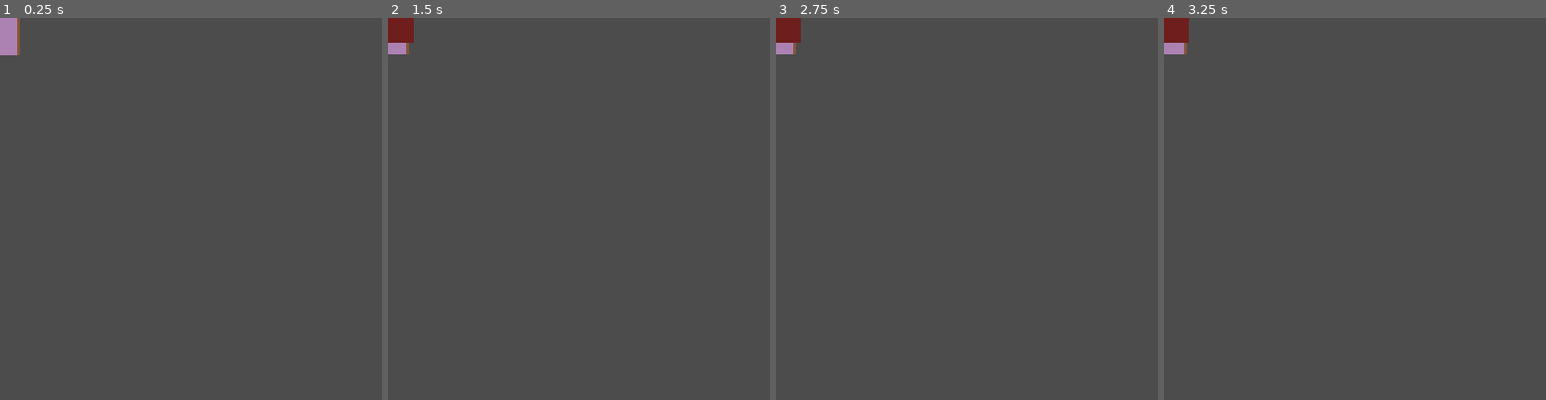
Above: before the commit, frames 1-4 (left to right).
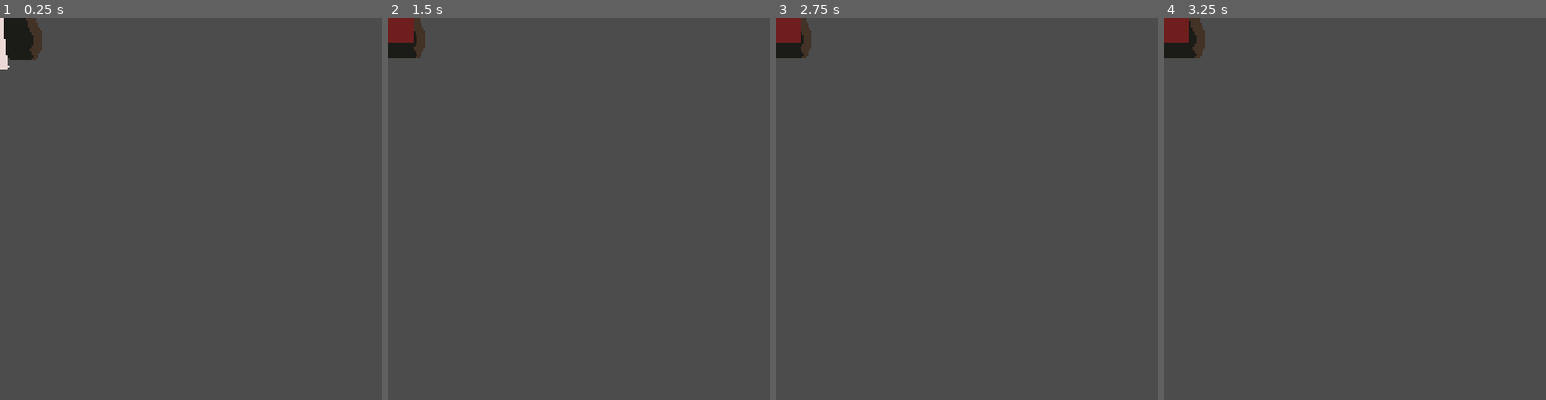
Above: after the commit, the same moments.

Repository: nolenroyalty/flashlight-survivors
Game: Godot game, scene res://enemies/Doorway.tscn
The game is run twice, just before and just after one commit, with the same random seed, the same clock (stepped at 60 frames per second) and the same inputs. This scene is started directly instead of the project's main scene.
Inputs (mouse positions are % of the whole screen's width and height, from its top left):
- Up to frame 1 (0.25 s): no input
- Up to frame 2 (1.5 s): move the mouse to (72, 45) at 0.52 s; hold D (player_right) 0.53-1.28 s; move the mouse to (30, 55) at 1.27 s; hold S (player_down) from 1.28 s (still down)
- Up to frame 3 (2.75 s): tap Enter at 2 s; move the mouse to (60, 28) at 2.02 s; release S (player_down) at 2.03 s; hold D (player_right) from 2.03 s (still down)
- Up to frame 4 (3.25 s): tap Space (debug_flash_light) at 2.75 s; move the mouse to (45, 70) at 2.77 s; release D (player_right) at 2.78 s; hold W (player_up) from 2.78 s (still down)
The pictures show only the part of the screen within x 0-50%, y 0-50%; the shares and areas given below are measured in that part.

The runs differ from the first frame. In frame 1, 1.2% of the frame differs, in the area x 0-11%, y 0-14%; in frame 2, 0.5%; in frame 3, 0.5%; in frame 4, 0.7%.
Error in both runs: Invalid get index 'position' (on base: 'Nil'). (res://enemies/DefaultEnemy.gd:21)

Commit message:
little animated doors?

Diff:
--- a/enemies/Doorway.gd
+++ b/enemies/Doorway.gd
@@ -1,4 +1,6 @@
 extends Node2D
+
+onready var anim = $AnimationPlayer
 
 var DefaultEnemy = preload("res://enemies/DefaultEnemy.tscn")
 
@@ -39,9 +41,10 @@
 	rng.randomize()
 	enemies_to_spawn = rng.randi_range(3, 10)
 	var _ignore = $Timer.connect("timeout", self, "spawn_enemy")
-	var t = get_tree().create_tween()
-	self.scale = U.v(0.1, 0.9)
-	t.tween_property(self, "scale", U.v(1.2, 1.05), 0.3)
-	t.set_ease(Tween.EASE_IN)
-	t.set_trans(Tween.TRANS_QUAD)
-	t.tween_property(self, "scale", U.v(1.0, 1.0), 0.2)
+	anim.play("appear")
+	# var t = get_tree().create_tween()
+	# self.scale = U.v(0.1, 0.9)
+	# t.tween_property(self, "scale", U.v(1.2, 1.05), 0.3)
+	# t.set_ease(Tween.EASE_IN)
+	# t.set_trans(Tween.TRANS_QUAD)
+	# t.tween_property(self, "scale", U.v(1.0, 1.0), 0.2)
--- a/enemies/Doorway.tscn
+++ b/enemies/Doorway.tscn
@@ -1,14 +1,76 @@
-[gd_scene load_steps=3 format=2]
+[gd_scene load_steps=5 format=2]
 
-[ext_resource path="res://Aseprite/doorwayproto.png" type="Texture" id=1]
+[ext_resource path="res://Aseprite/doorreal.png" type="Texture" id=1]
 [ext_resource path="res://enemies/Doorway.gd" type="Script" id=2]
+
+[sub_resource type="Animation" id=2]
+length = 0.001
+tracks/0/type = "value"
+tracks/0/path = NodePath("Sprite:scale")
+tracks/0/interp = 1
+tracks/0/loop_wrap = true
+tracks/0/imported = false
+tracks/0/enabled = true
+tracks/0/keys = {
+"times": PoolRealArray( 0 ),
+"transitions": PoolRealArray( 1 ),
+"update": 0,
+"values": [ Vector2( 0.1, 0.9 ) ]
+}
+tracks/1/type = "value"
+tracks/1/path = NodePath("Sprite:frame")
+tracks/1/interp = 1
+tracks/1/loop_wrap = true
+tracks/1/imported = false
+tracks/1/enabled = true
+tracks/1/keys = {
+"times": PoolRealArray( 0 ),
+"transitions": PoolRealArray( 1 ),
+"update": 0,
+"values": [ 0 ]
+}
+
+[sub_resource type="Animation" id=1]
+resource_name = "appear"
+length = 0.5
+step = 0.05
+tracks/0/type = "value"
+tracks/0/path = NodePath("Sprite:scale")
+tracks/0/interp = 2
+tracks/0/loop_wrap = true
+tracks/0/imported = false
+tracks/0/enabled = true
+tracks/0/keys = {
+"times": PoolRealArray( 0, 0.25, 0.4 ),
+"transitions": PoolRealArray( 1, 1, 1 ),
+"update": 0,
+"values": [ Vector2( 0.1, 0.9 ), Vector2( 1.2, 1.05 ), Vector2( 1, 1 ) ]
+}
+tracks/1/type = "value"
+tracks/1/path = NodePath("Sprite:frame")
+tracks/1/interp = 1
+tracks/1/loop_wrap = true
+tracks/1/imported = false
+tracks/1/enabled = true
+tracks/1/keys = {
+"times": PoolRealArray( 0, 0.1, 0.2, 0.3, 0.4, 0.5 ),
+"transitions": PoolRealArray( 1, 1, 1, 1, 1, 1 ),
+"update": 1,
+"values": [ 0, 1, 2, 3, 4, 5 ]
+}
 
 [node name="Doorway" type="Node2D"]
 z_index = -1
 script = ExtResource( 2 )
 
 [node name="Sprite" type="Sprite" parent="."]
+scale = Vector2( 0.1, 0.9 )
 texture = ExtResource( 1 )
+hframes = 6
 
 [node name="Timer" type="Timer" parent="."]
 autostart = true
+
+[node name="AnimationPlayer" type="AnimationPlayer" parent="."]
+anims/RESET = SubResource( 2 )
+anims/appear = SubResource( 1 )
Binary file added: Aseprite/doorreal.aseprite
Binary file added: Aseprite/doorreal.png
Not shown, added: Aseprite/doorreal.png.import
